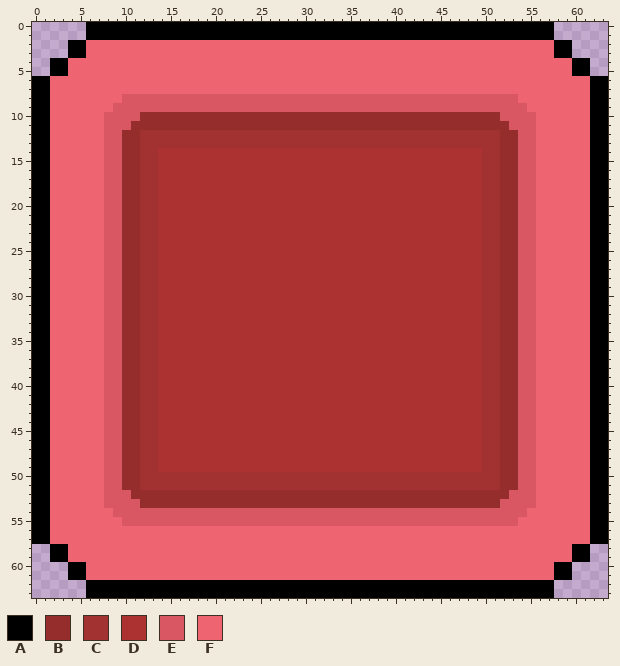
Two states of a pixel-art file, Assets/Sprites/PopupBackground.aseprite. This is how it looked before the edit.
64x64 pixels, 1 frame.
Palette (. is transparent): A #000000  B #952d2d  C #a23131  D #ac3232  E #d95763  F #ef6471
Pixels before, first column x 0:
 0 ......AAAAAAAAAAAAAAAAAAAAAAAAAAAAAAAAAAAAAAAAAAAAAAAAAAAA......
 1 ......AAAAAAAAAAAAAAAAAAAAAAAAAAAAAAAAAAAAAAAAAAAAAAAAAAAA......
 2 ....AAFFFFFFFFFFFFFFFFFFFFFFFFFFFFFFFFFFFFFFFFFFFFFFFFFFFFAA....
 3 ....AAFFFFFFFFFFFFFFFFFFFFFFFFFFFFFFFFFFFFFFFFFFFFFFFFFFFFAA....
 4 ..AAFFFFFFFFFFFFFFFFFFFFFFFFFFFFFFFFFFFFFFFFFFFFFFFFFFFFFFFFAA..
 5 ..AAFFFFFFFFFFFFFFFFFFFFFFFFFFFFFFFFFFFFFFFFFFFFFFFFFFFFFFFFAA..
 6 AAFFFFFFFFFFFFFFFFFFFFFFFFFFFFFFFFFFFFFFFFFFFFFFFFFFFFFFFFFFFFAA
 7 AAFFFFFFFFFFFFFFFFFFFFFFFFFFFFFFFFFFFFFFFFFFFFFFFFFFFFFFFFFFFFAA
 8 AAFFFFFFFFEEEEEEEEEEEEEEEEEEEEEEEEEEEEEEEEEEEEEEEEEEEEFFFFFFFFAA
 9 AAFFFFFFFEEEEEEEEEEEEEEEEEEEEEEEEEEEEEEEEEEEEEEEEEEEEEEFFFFFFFAA
10 AAFFFFFFEEEEBBBBBBBBBBBBBBBBBBBBBBBBBBBBBBBBBBBBBBBBEEEEFFFFFFAA
11 AAFFFFFFEEEBBBBBBBBBBBBBBBBBBBBBBBBBBBBBBBBBBBBBBBBBBEEEFFFFFFAA
12 AAFFFFFFEEBBCCCCCCCCCCCCCCCCCCCCCCCCCCCCCCCCCCCCCCCCBBEEFFFFFFAA
13 AAFFFFFFEEBBCCCCCCCCCCCCCCCCCCCCCCCCCCCCCCCCCCCCCCCCBBEEFFFFFFAA
14 AAFFFFFFEEBBCCDDDDDDDDDDDDDDDDDDDDDDDDDDDDDDDDDDDDCCBBEEFFFFFFAA
15 AAFFFFFFEEBBCCDDDDDDDDDDDDDDDDDDDDDDDDDDDDDDDDDDDDCCBBEEFFFFFFAA
16 AAFFFFFFEEBBCCDDDDDDDDDDDDDDDDDDDDDDDDDDDDDDDDDDDDCCBBEEFFFFFFAA
17 AAFFFFFFEEBBCCDDDDDDDDDDDDDDDDDDDDDDDDDDDDDDDDDDDDCCBBEEFFFFFFAA
18 AAFFFFFFEEBBCCDDDDDDDDDDDDDDDDDDDDDDDDDDDDDDDDDDDDCCBBEEFFFFFFAA
19 AAFFFFFFEEBBCCDDDDDDDDDDDDDDDDDDDDDDDDDDDDDDDDDDDDCCBBEEFFFFFFAA
20 AAFFFFFFEEBBCCDDDDDDDDDDDDDDDDDDDDDDDDDDDDDDDDDDDDCCBBEEFFFFFFAA
21 AAFFFFFFEEBBCCDDDDDDDDDDDDDDDDDDDDDDDDDDDDDDDDDDDDCCBBEEFFFFFFAA
22 AAFFFFFFEEBBCCDDDDDDDDDDDDDDDDDDDDDDDDDDDDDDDDDDDDCCBBEEFFFFFFAA
23 AAFFFFFFEEBBCCDDDDDDDDDDDDDDDDDDDDDDDDDDDDDDDDDDDDCCBBEEFFFFFFAA
24 AAFFFFFFEEBBCCDDDDDDDDDDDDDDDDDDDDDDDDDDDDDDDDDDDDCCBBEEFFFFFFAA
25 AAFFFFFFEEBBCCDDDDDDDDDDDDDDDDDDDDDDDDDDDDDDDDDDDDCCBBEEFFFFFFAA
26 AAFFFFFFEEBBCCDDDDDDDDDDDDDDDDDDDDDDDDDDDDDDDDDDDDCCBBEEFFFFFFAA
27 AAFFFFFFEEBBCCDDDDDDDDDDDDDDDDDDDDDDDDDDDDDDDDDDDDCCBBEEFFFFFFAA
28 AAFFFFFFEEBBCCDDDDDDDDDDDDDDDDDDDDDDDDDDDDDDDDDDDDCCBBEEFFFFFFAA
29 AAFFFFFFEEBBCCDDDDDDDDDDDDDDDDDDDDDDDDDDDDDDDDDDDDCCBBEEFFFFFFAA
30 AAFFFFFFEEBBCCDDDDDDDDDDDDDDDDDDDDDDDDDDDDDDDDDDDDCCBBEEFFFFFFAA
31 AAFFFFFFEEBBCCDDDDDDDDDDDDDDDDDDDDDDDDDDDDDDDDDDDDCCBBEEFFFFFFAA
32 AAFFFFFFEEBBCCDDDDDDDDDDDDDDDDDDDDDDDDDDDDDDDDDDDDCCBBEEFFFFFFAA
33 AAFFFFFFEEBBCCDDDDDDDDDDDDDDDDDDDDDDDDDDDDDDDDDDDDCCBBEEFFFFFFAA
34 AAFFFFFFEEBBCCDDDDDDDDDDDDDDDDDDDDDDDDDDDDDDDDDDDDCCBBEEFFFFFFAA
35 AAFFFFFFEEBBCCDDDDDDDDDDDDDDDDDDDDDDDDDDDDDDDDDDDDCCBBEEFFFFFFAA
36 AAFFFFFFEEBBCCDDDDDDDDDDDDDDDDDDDDDDDDDDDDDDDDDDDDCCBBEEFFFFFFAA
37 AAFFFFFFEEBBCCDDDDDDDDDDDDDDDDDDDDDDDDDDDDDDDDDDDDCCBBEEFFFFFFAA
38 AAFFFFFFEEBBCCDDDDDDDDDDDDDDDDDDDDDDDDDDDDDDDDDDDDCCBBEEFFFFFFAA
39 AAFFFFFFEEBBCCDDDDDDDDDDDDDDDDDDDDDDDDDDDDDDDDDDDDCCBBEEFFFFFFAA
40 AAFFFFFFEEBBCCDDDDDDDDDDDDDDDDDDDDDDDDDDDDDDDDDDDDCCBBEEFFFFFFAA
41 AAFFFFFFEEBBCCDDDDDDDDDDDDDDDDDDDDDDDDDDDDDDDDDDDDCCBBEEFFFFFFAA
42 AAFFFFFFEEBBCCDDDDDDDDDDDDDDDDDDDDDDDDDDDDDDDDDDDDCCBBEEFFFFFFAA
43 AAFFFFFFEEBBCCDDDDDDDDDDDDDDDDDDDDDDDDDDDDDDDDDDDDCCBBEEFFFFFFAA
44 AAFFFFFFEEBBCCDDDDDDDDDDDDDDDDDDDDDDDDDDDDDDDDDDDDCCBBEEFFFFFFAA
45 AAFFFFFFEEBBCCDDDDDDDDDDDDDDDDDDDDDDDDDDDDDDDDDDDDCCBBEEFFFFFFAA
46 AAFFFFFFEEBBCCDDDDDDDDDDDDDDDDDDDDDDDDDDDDDDDDDDDDCCBBEEFFFFFFAA
47 AAFFFFFFEEBBCCDDDDDDDDDDDDDDDDDDDDDDDDDDDDDDDDDDDDCCBBEEFFFFFFAA
48 AAFFFFFFEEBBCCDDDDDDDDDDDDDDDDDDDDDDDDDDDDDDDDDDDDCCBBEEFFFFFFAA
49 AAFFFFFFEEBBCCDDDDDDDDDDDDDDDDDDDDDDDDDDDDDDDDDDDDCCBBEEFFFFFFAA
50 AAFFFFFFEEBBCCCCCCCCCCCCCCCCCCCCCCCCCCCCCCCCCCCCCCCCBBEEFFFFFFAA
51 AAFFFFFFEEBBCCCCCCCCCCCCCCCCCCCCCCCCCCCCCCCCCCCCCCCCBBEEFFFFFFAA
52 AAFFFFFFEEEBBBBBBBBBBBBBBBBBBBBBBBBBBBBBBBBBBBBBBBBBBEEEFFFFFFAA
53 AAFFFFFFEEEEBBBBBBBBBBBBBBBBBBBBBBBBBBBBBBBBBBBBBBBBEEEEFFFFFFAA
54 AAFFFFFFFEEEEEEEEEEEEEEEEEEEEEEEEEEEEEEEEEEEEEEEEEEEEEEFFFFFFFAA
55 AAFFFFFFFFEEEEEEEEEEEEEEEEEEEEEEEEEEEEEEEEEEEEEEEEEEEEFFFFFFFFAA
56 AAFFFFFFFFFFFFFFFFFFFFFFFFFFFFFFFFFFFFFFFFFFFFFFFFFFFFFFFFFFFFAA
57 AAFFFFFFFFFFFFFFFFFFFFFFFFFFFFFFFFFFFFFFFFFFFFFFFFFFFFFFFFFFFFAA
58 ..AAFFFFFFFFFFFFFFFFFFFFFFFFFFFFFFFFFFFFFFFFFFFFFFFFFFFFFFFFAA..
59 ..AAFFFFFFFFFFFFFFFFFFFFFFFFFFFFFFFFFFFFFFFFFFFFFFFFFFFFFFFFAA..
60 ....AAFFFFFFFFFFFFFFFFFFFFFFFFFFFFFFFFFFFFFFFFFFFFFFFFFFFFAA....
61 ....AAFFFFFFFFFFFFFFFFFFFFFFFFFFFFFFFFFFFFFFFFFFFFFFFFFFFFAA....
62 ......AAAAAAAAAAAAAAAAAAAAAAAAAAAAAAAAAAAAAAAAAAAAAAAAAAAA......
63 ......AAAAAAAAAAAAAAAAAAAAAAAAAAAAAAAAAAAAAAAAAAAAAAAAAAAA......
The same view after the edit:
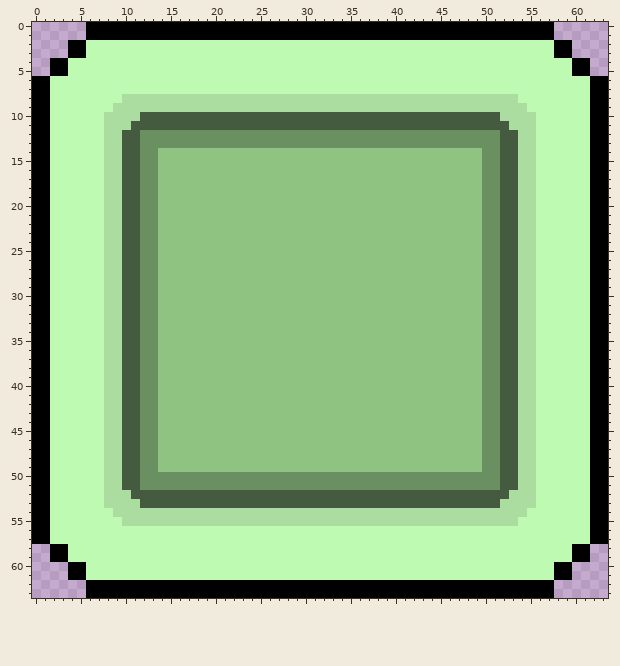
Edits made:
{"colour":"B","old":"#952d2d","new":"#445b3f"}
{"colour":"C","old":"#a23131","new":"#6a8f61"}
{"colour":"D","old":"#ac3232","new":"#8ec382"}
{"colour":"E","old":"#d95763","new":"#abdda0"}
{"colour":"F","old":"#ef6471","new":"#befab1"}
{"label":"changed","picture_box":[50,40,590,580]}
